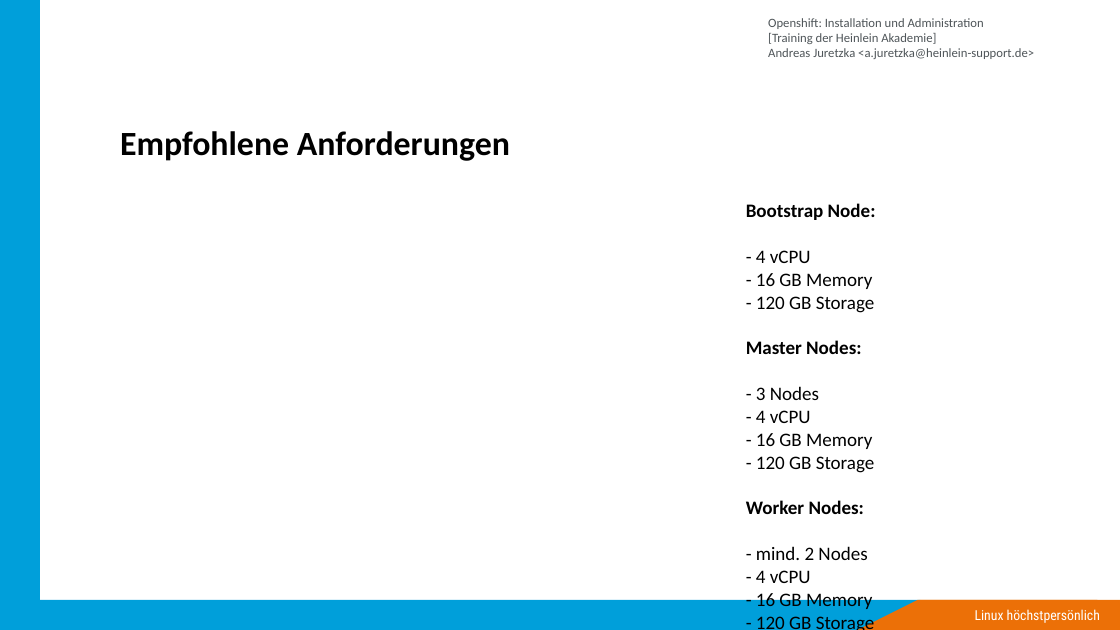
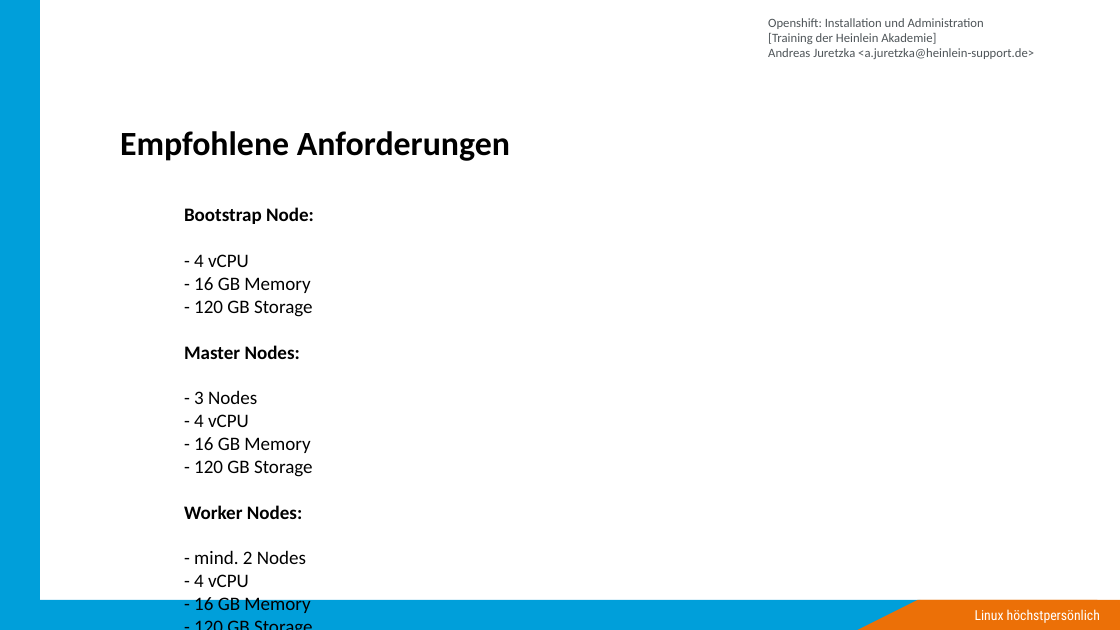
Before and after one commit to ajayten/openshift-kurs-folien, a slide deck: slide 15 of kurs-folien.odp (slide 13 before the commit). Drawn at 1120x630 pixels with LibreOffice and Linux fonts; fonts in the diff are those of the drawing; background and template pictures are left out. Boxes give left, top, right and bottom in pixels: in the first picture for what was removed or moved away, otherwise in the second. Text is boxed around its words. In the diff, an @@ line names an element or a change of style, - is before the commit and + after.

```diff
--- a/kurs-folien.odp
+++ b/kurs-folien.odp
@@ text "Bootstrap Node:" rewrapped from <box>746,203,876,630</box> to <box>184,207,314,613</box> @@
```
Also in this commit, not shown: 9 other slides changed, 49 slides added, 6 slides removed, 1 other file.
